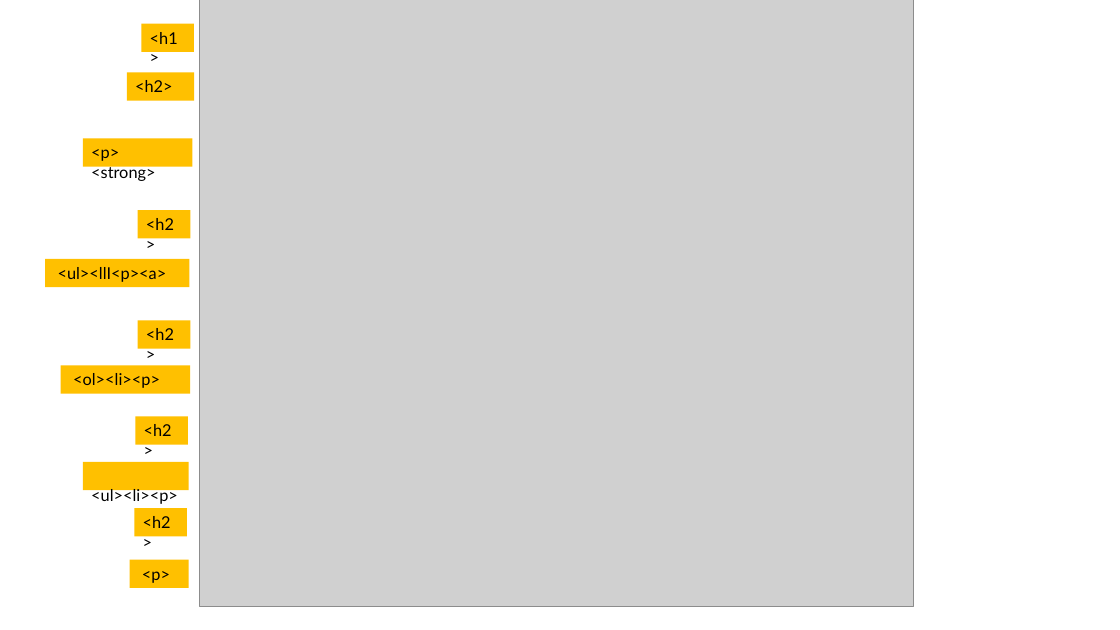
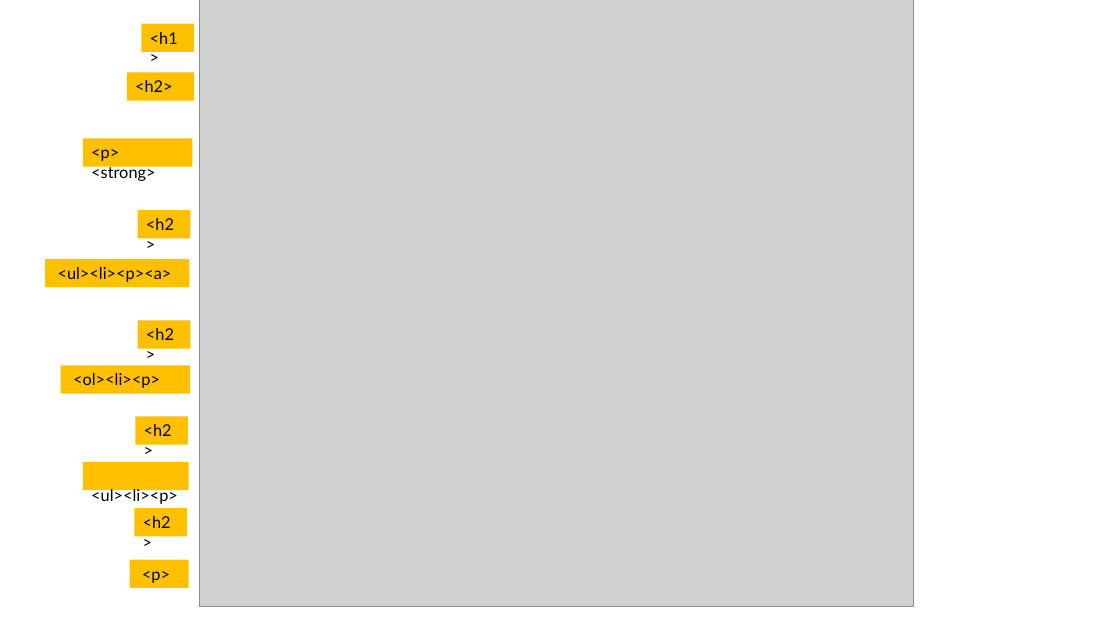
Before and after one commit to kpeyton-atusligo/TYTaster, a slide deck: slide 4 of TYTaster ATU Sligo - HTML.pptx. Drawn at 1120x630 pixels with LibreOffice and Linux fonts; fonts in the diff are those of the drawing; grey boxes stand for pictures. Boxes give left, top, right and bottom in pixels: in the first picture for what was removed or moved away, otherwise in the second. Text is boxed around its words. In the diff, an @@ line names an element or a change of style, - is before the commit and + after.

Commit message:
typo

```diff
--- a/TYTaster ATU Sligo - HTML.pptx
+++ b/TYTaster ATU Sligo - HTML.pptx
@@ text in rectangle at [58,267,172,282]: text changed @@
-<ul><llI<p><a>
+<ul><li><p><a>
```
